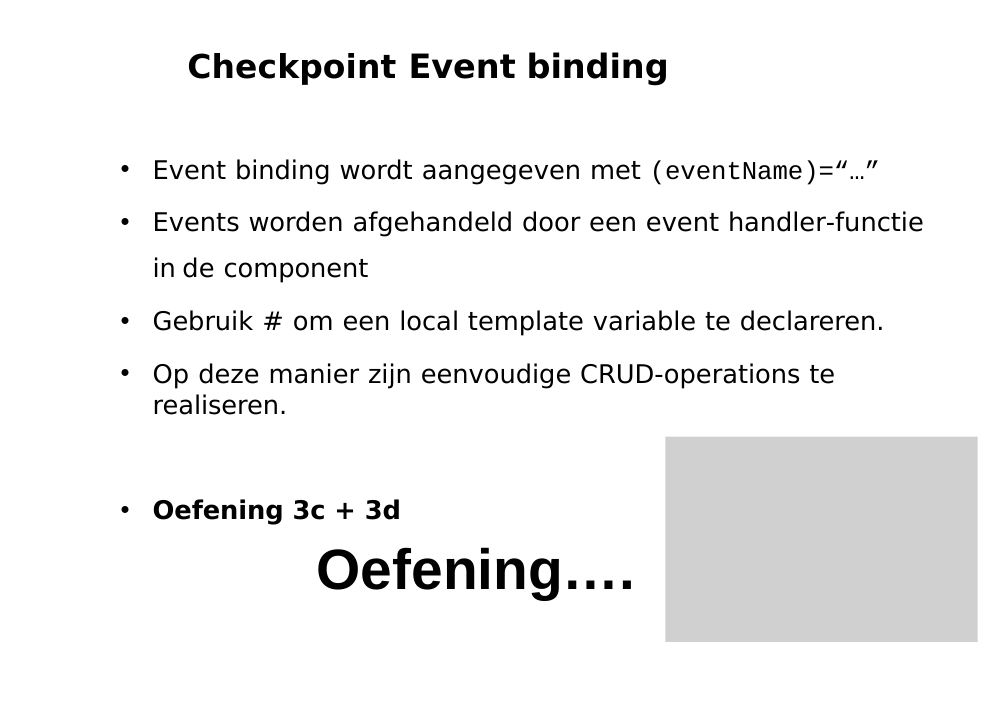
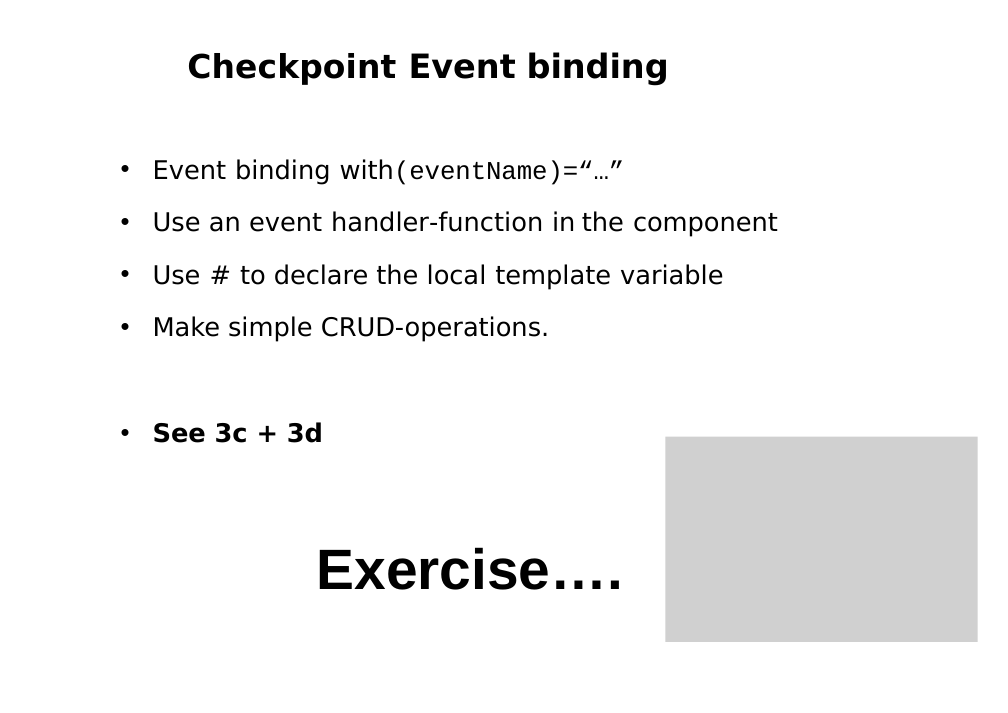
Before and after one commit to petereijgermans11/workshop-angular10, a slide deck: slide 26 of PPT/02- Angular Databinding.pptx. Drawn at 1008x713 pixels with LibreOffice and Linux fonts; fonts in the diff are those of the drawing; grey boxes stand for pictures. Boxes give left, top, right and bottom in pixels: in the first picture for what was removed or moved away, otherwise in the second. Text is boxed around its words. In the diff, an @@ line names an element or a change of style, - is before the commit and + after.

Commit message:
translated exercises

```diff
--- a/PPT/02- Angular Databinding.pptx
+++ b/PPT/02- Angular Databinding.pptx
@@ text at (153, 159, 778, 443): text changed @@
-• Event binding wordt aangegeven met (eventName)=“…”
-• Events worden afgehandeld door een event handler-functie in de component
-• Gebruik # om een local template variable te declareren.
-• Op deze manier zijn eenvoudige CRUD-operations te realiseren.
-• Oefening 3c + 3d
+• Event binding with(eventName)=“…”
+• Use an event handler-function in the component
+• Use # to declare the local template variable
+• Make simple CRUD-operations.
+• See 3c + 3d
@@ text at (317, 547, 624, 590): text changed @@
-Oefening….
+Exercise….
```
Also in this commit, not shown: 34 other slides changed, 1 slide added, 4 slides removed, 7 other files.
